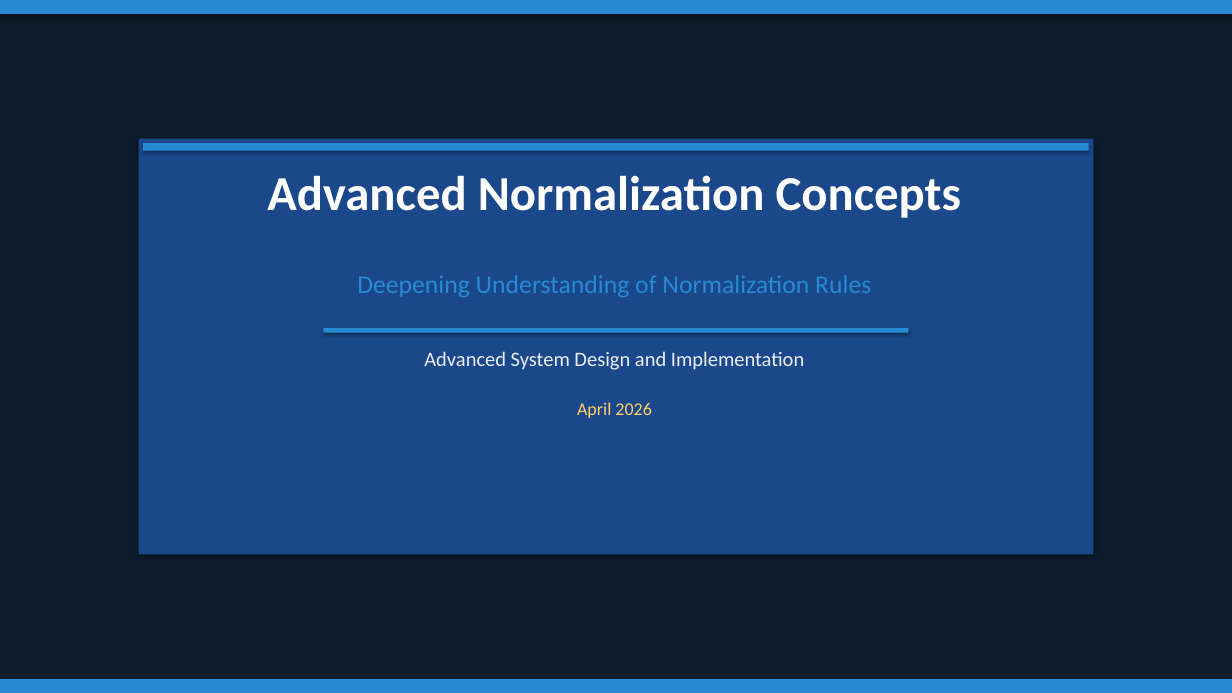
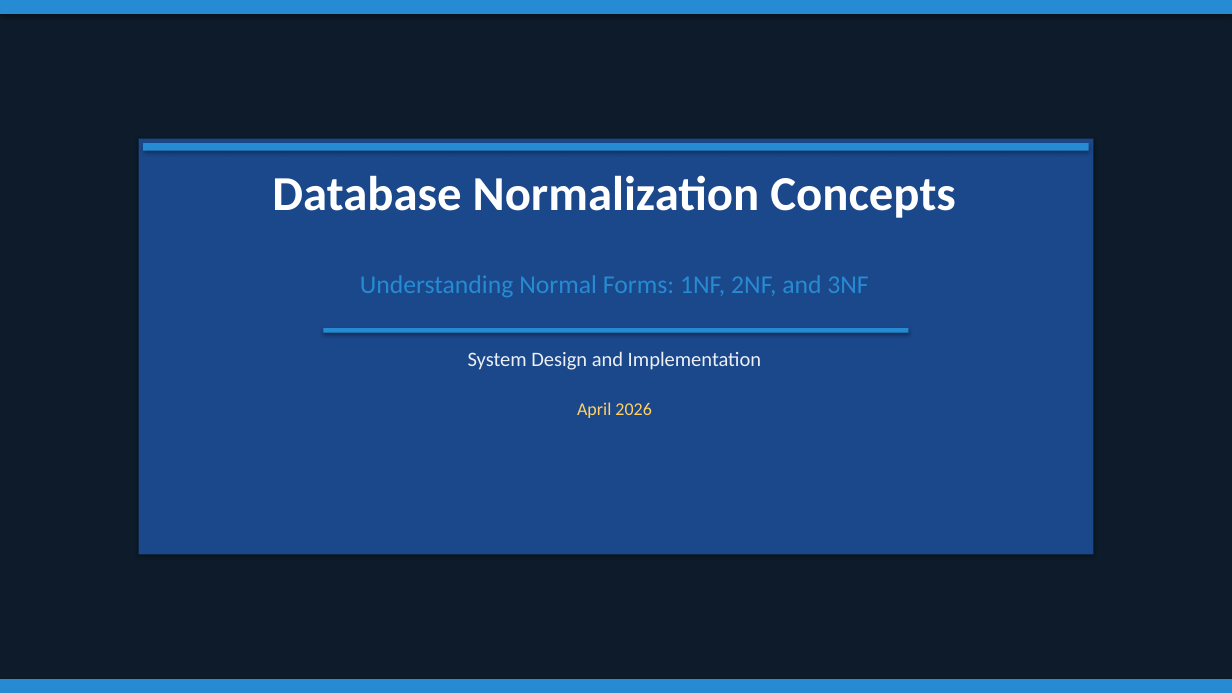
Before and after one commit to rbpelegrinojr/topic, a slide deck: slide 1 of Advand_Normalization_Concepts.pptx. Drawn at 1232x693 pixels with LibreOffice and Linux fonts; fonts in the diff are those of the drawing. Boxes give left, top, right and bottom in pixels: in the first picture for what was removed or moved away, otherwise in the second. Text is boxed around its words. In the diff, an @@ line names an element or a change of style, - is before the commit and + after.

```diff
--- a/Advand_Normalization_Concepts.pptx
+++ b/Advand_Normalization_Concepts.pptx
@@ text at [272, 175, 955, 218]: text changed @@
-Advanced Normalization Concepts
+Database Normalization Concepts
@@ text at [360, 275, 868, 297]: text changed @@
-Deepening Understanding of Normalization Rules
+Understanding Normal Forms: 1NF, 2NF, and 3NF
@@ text at [468, 351, 761, 370]: text changed @@
-Advanced System Design and Implementation
+System Design and Implementation
```
Also in this commit, not shown: 5 other slides changed, 4 slides added, 4 slides removed, 1 other file.
